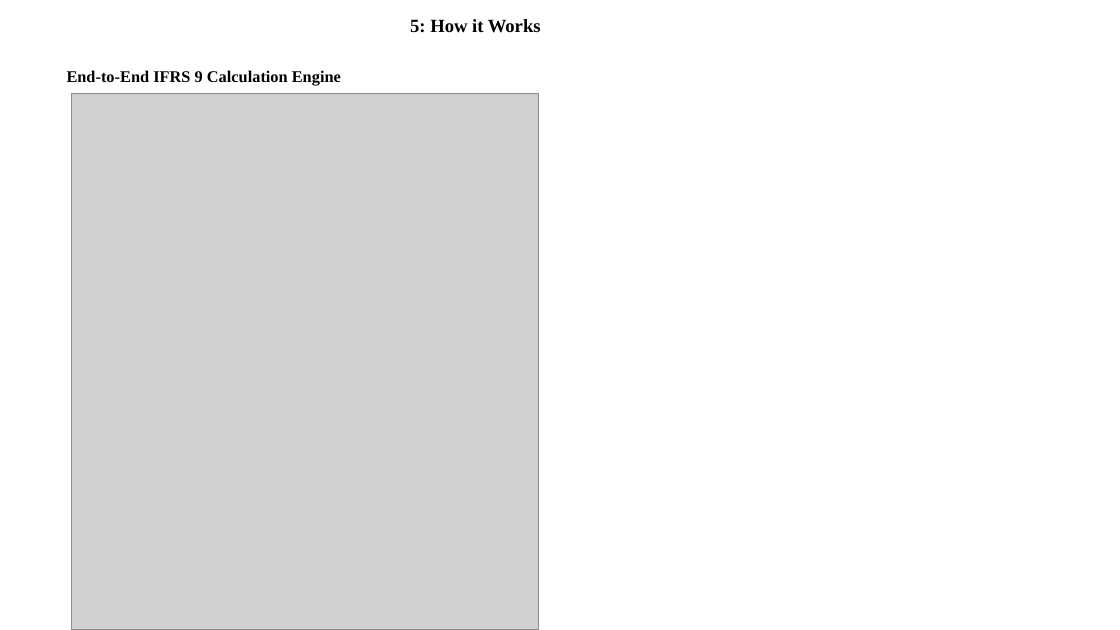
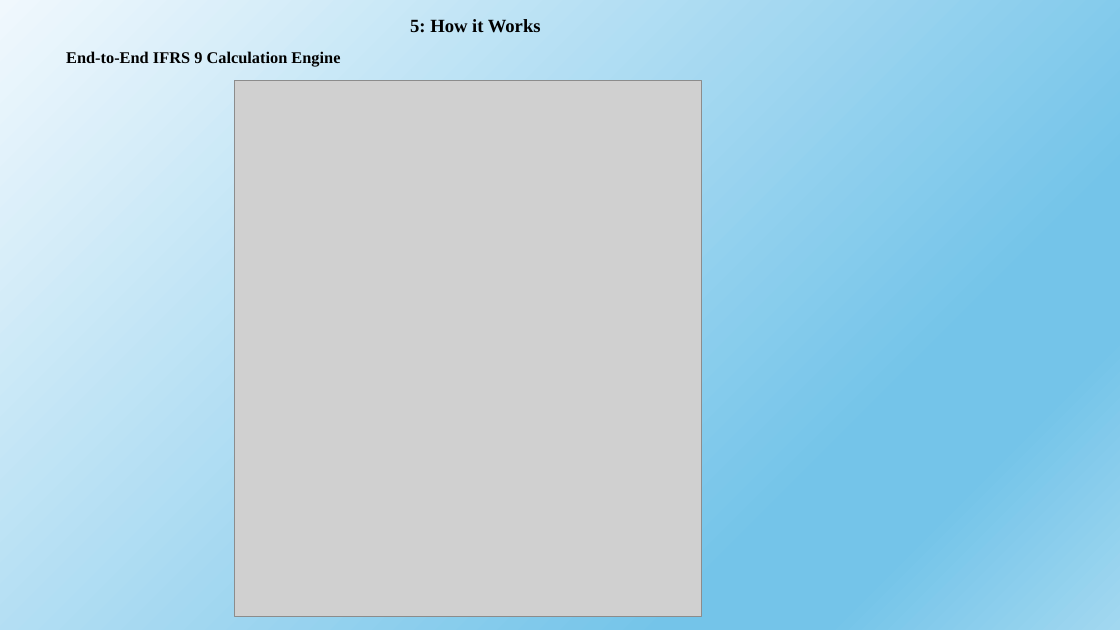
Before and after one commit to sampathkore4444/IFRS9-Engine, a slide deck: slide 5 of IFRS Engine.pptx. Drawn at 1120x630 pixels with LibreOffice and Linux fonts; fonts in the diff are those of the drawing; grey boxes stand for pictures. Boxes give left, top, right and bottom in pixels: in the first picture for what was removed or moved away, otherwise in the second. Text is boxed around its words. In the diff, an @@ line names an element or a change of style, - is before the commit and + after.

```diff
--- a/IFRS Engine.pptx
+++ b/IFRS Engine.pptx
@@ background #FFFFFF to gradient #F0F8FD to #74C4E9 to #A2D8F0 @@
@@ text "End-to-End IFRS 9 Calculation Engine": place and size @@
-text "End-to-End IFRS 9 Calculation Engine" at (67, 70, 341, 86)
+text "End-to-End IFRS 9 Calculation Engine" at (66, 51, 340, 67)
@@ picture: place and size @@
-picture at (71, 93, 539, 629)
+picture at (234, 81, 702, 617)
```
Also in this commit, not shown: 11 other slides changed, 1 other file.
